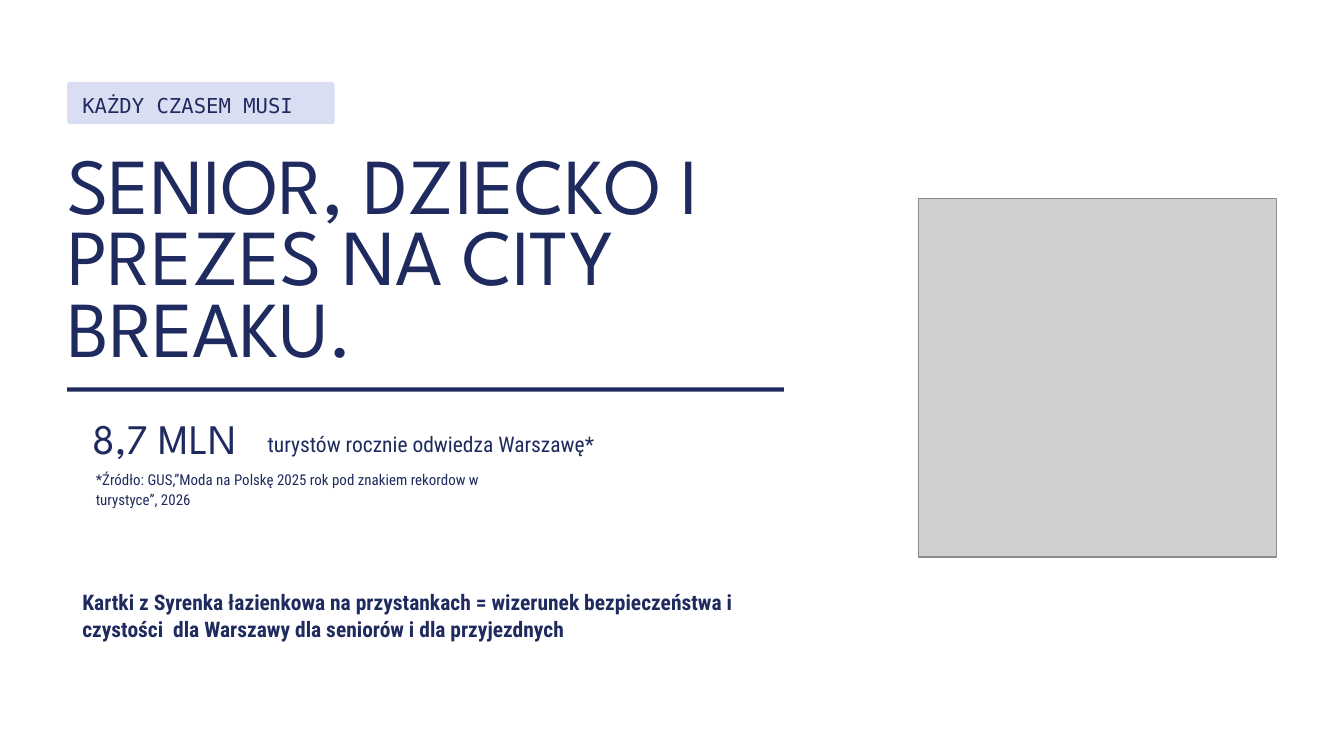
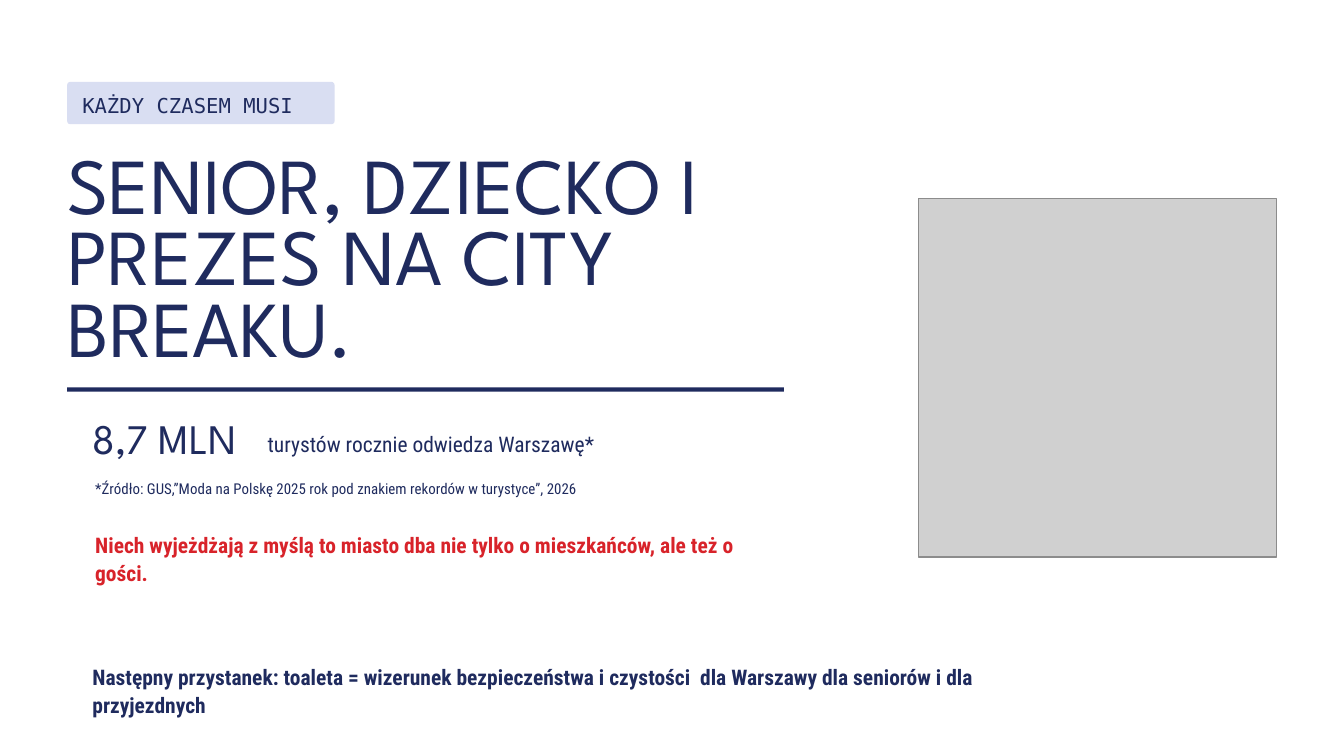
Before and after one commit to filosow98/3_WeAreHereForPizza_Nastepny_przystanek_toaleta, a slide deck: slide 7 of 3_WeAreHereForPizza_Następny_przystanek_toaleta.pptx. Drawn at 1344x756 pixels with LibreOffice and Linux fonts; fonts in the diff are those of the drawing; grey boxes stand for pictures; background and template pictures are left out. Boxes give left, top, right and bottom in pixels: in the first picture for what was removed or moved away, otherwise in the second. Text is boxed around its words. In the diff, an @@ line names an element or a change of style, - is before the commit and + after.

```diff
--- a/3_WeAreHereForPizza_Następny_przystanek_toaleta.pptx
+++ b/3_WeAreHereForPizza_Następny_przystanek_toaleta.pptx
@@ text at [95, 481, 734, 586]: text changed @@
-*Źródło: GUS,”Moda na Polskę 2025 rok pod znakiem rekordow w turystyce”, 2026
+*Źródło: GUS,”Moda na Polskę 2025 rok pod znakiem rekordów w turystyce”, 2026
+Niech wyjeżdżają z myślą to miasto dba nie tylko o mieszkańców, ale też o gości.
@@ text at [92, 669, 972, 718]: text changed @@
-Kartki z Syrenka łazienkowa na przystankach = wizerunek bezpieczeństwa i czystości dla Warszawy dla seniorów i dla przyjezdnych
+Następny przystanek: toaleta = wizerunek bezpieczeństwa i czystości dla Warszawy dla seniorów i dla przyjezdnych
```
Also in this commit, not shown: 2 other slides changed.
